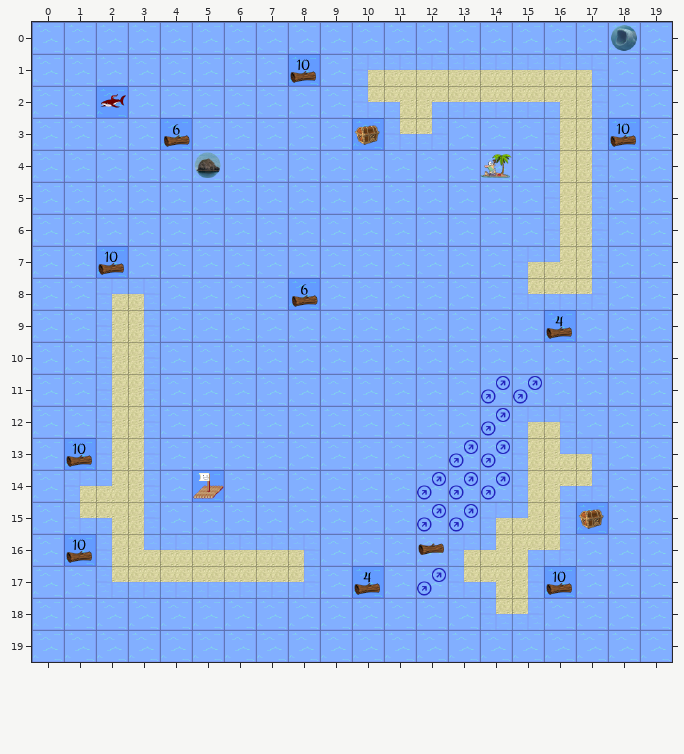
Two states of a Tiled map (JSON), TechnicalPrototype/core/assets/levels/level2.json. Above, as it was before the edit.
Cells are 50x50 px. Shown: x 0..19, y 0..19.
Now the later version:
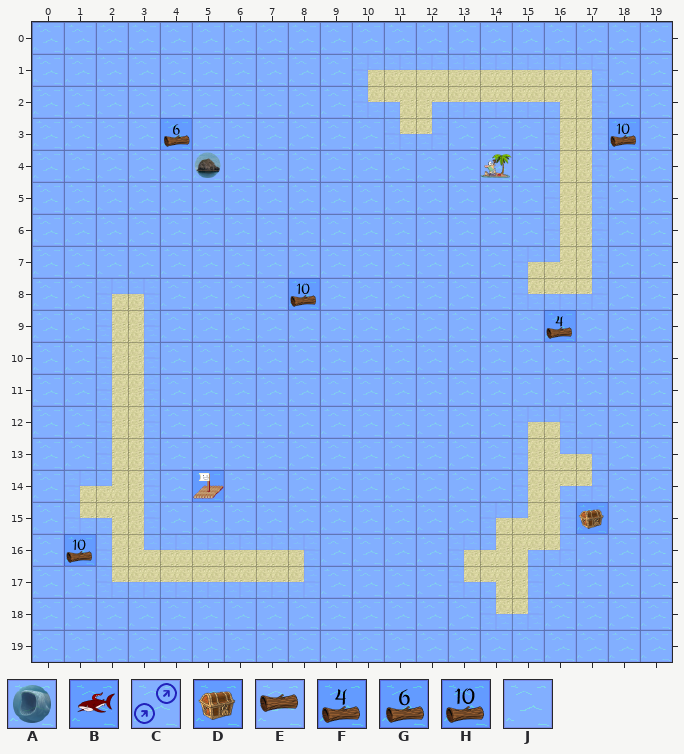
Key: from "updatedTiledSet": A 1 "Siren", B 2 "Enemy", C 3, D 14, E 15, F 18, G 20, H 24, J 41.
_ is an empty cell.
Tiles replaced or removed in this view: A, B, C, D, E, F, G, H.
Change:
Changed rows in their new state; . is an unchanged cell.
Layer "Environment":
first column x 2:
 0 ................J
 1 ......J..........
 2 J................
 3 ........J........
first column x 2:
 7 J
first column x 1:
11 .............JJ.
12 .............J..
13 J...........JJ..
14 ...........JJJ..
15 ...........JJ...
16 ...........J....
17 .........J.J...J
Layer "Collectable":
first column x 8:
 1 _..
 3 .._
first column x 2:
 7 _......
 8 ......H
first column x 1:
13 _...............
16 ..........._....
17 ........._....._
Layer "Enemy" (removed):
first column x 2:
 0 ................_
 2 _................
